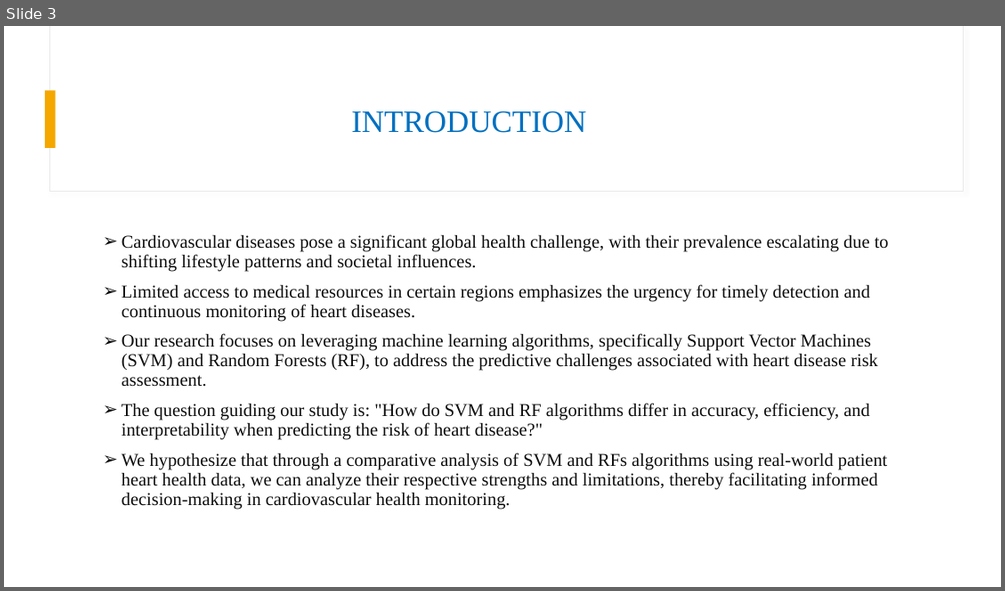
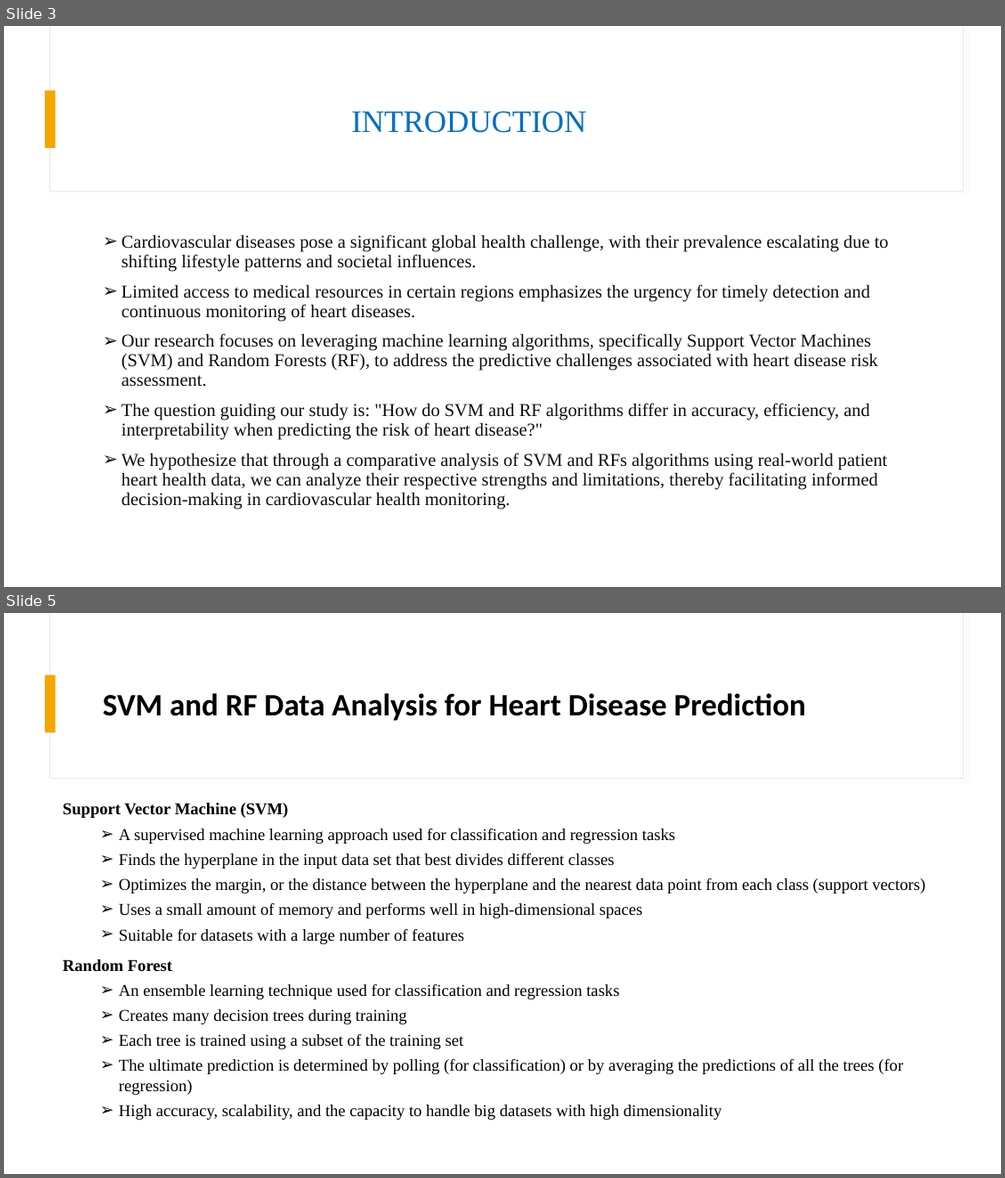
Before and after one commit to csci595-research-lit-spring-2024/595-class-project-spring-2024-chandana3166, a slide deck: presentations/CSCI_595_projectpresentation.pptx. Shown one above the other, each under a label of ours: slide 3 before the commit, slides 3 and 5 after it; the slides between them are not shown. The pictures are 1005x591 and 1005x1178 pixels, drawn with LibreOffice and Linux fonts; fonts in the diff are those of the drawing. Boxes give left, top, right and bottom in pixels: in the first picture for what was removed or moved away, otherwise in the second. Text is boxed around its words. In the diff, an @@ line names an element or a change of style, - is before the commit and + after.

```diff
--- a/presentations/CSCI_595_projectpresentation.pptx
+++ b/presentations/CSCI_595_projectpresentation.pptx
@@ slide 5 added at (4,613,1001,1174), background #FFFFFF @@
@@ rectangle added at (4,613,1001,1174), fill #FFFFFF @@
@@ rectangle added at (49,613,963,779), fill #FFFFFF, outline #E9E9E9 0.75 pt @@
@@ rectangle added at (50,613,963,778), fill #FFFFFF @@
@@ rectangle added at (45,675,56,732), fill #F5A700 @@
@@ title added at (103,693,806,721), 30 pt, text #000000, bold @@
+SVM and RF Data Analysis for Heart Disease Prediction
@@ text added at (63,803,925,1119), 16 pt, text #000000 @@
+Support Vector Machine (SVM)
+  ➢ A supervised machine learning approach used for classification and regression tasks
+  ➢ Finds the hyperplane in the input data set that best divides different classes
+  ➢ Optimizes the margin, or the distance between the hyperplane and the nearest data point from each class (support vectors)
+  ➢ Uses a small amount of memory and performs well in high-dimensional spaces
+  ➢ Suitable for datasets with a large number of features
+Random Forest
+  ➢ An ensemble learning technique used for classification and regression tasks
+  ➢ Creates many decision trees during training
+  ➢ Each tree is trained using a subset of the training set
+  ➢ The ultimate prediction is determined by polling (for classification) or by averaging the predictions of all the trees (for regression)
+  ➢ High accuracy, scalability, and the capacity to handle big datasets with high dimensionality
```
Also in this commit, not shown: 1 slide changed, 9 other slides added.
